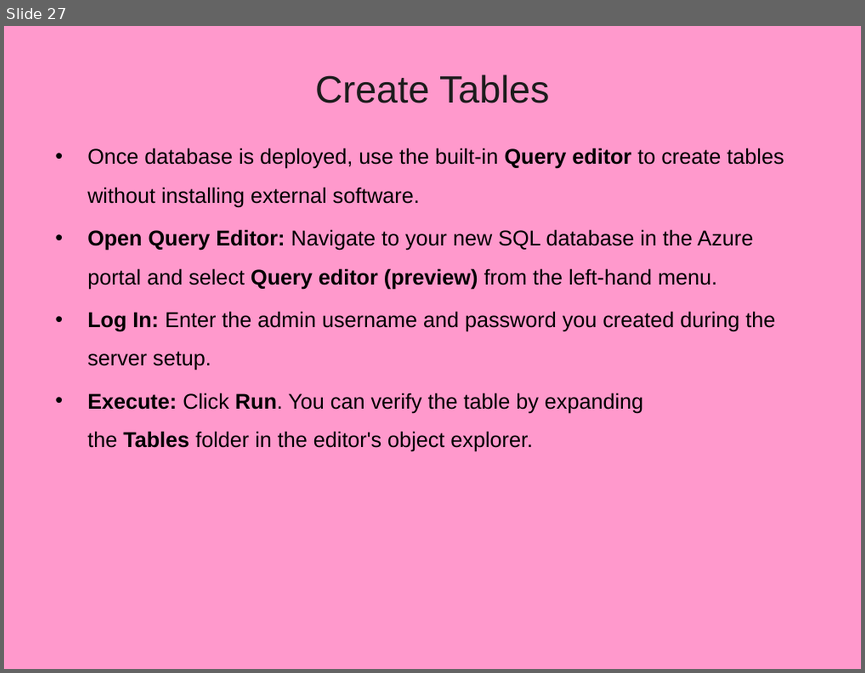
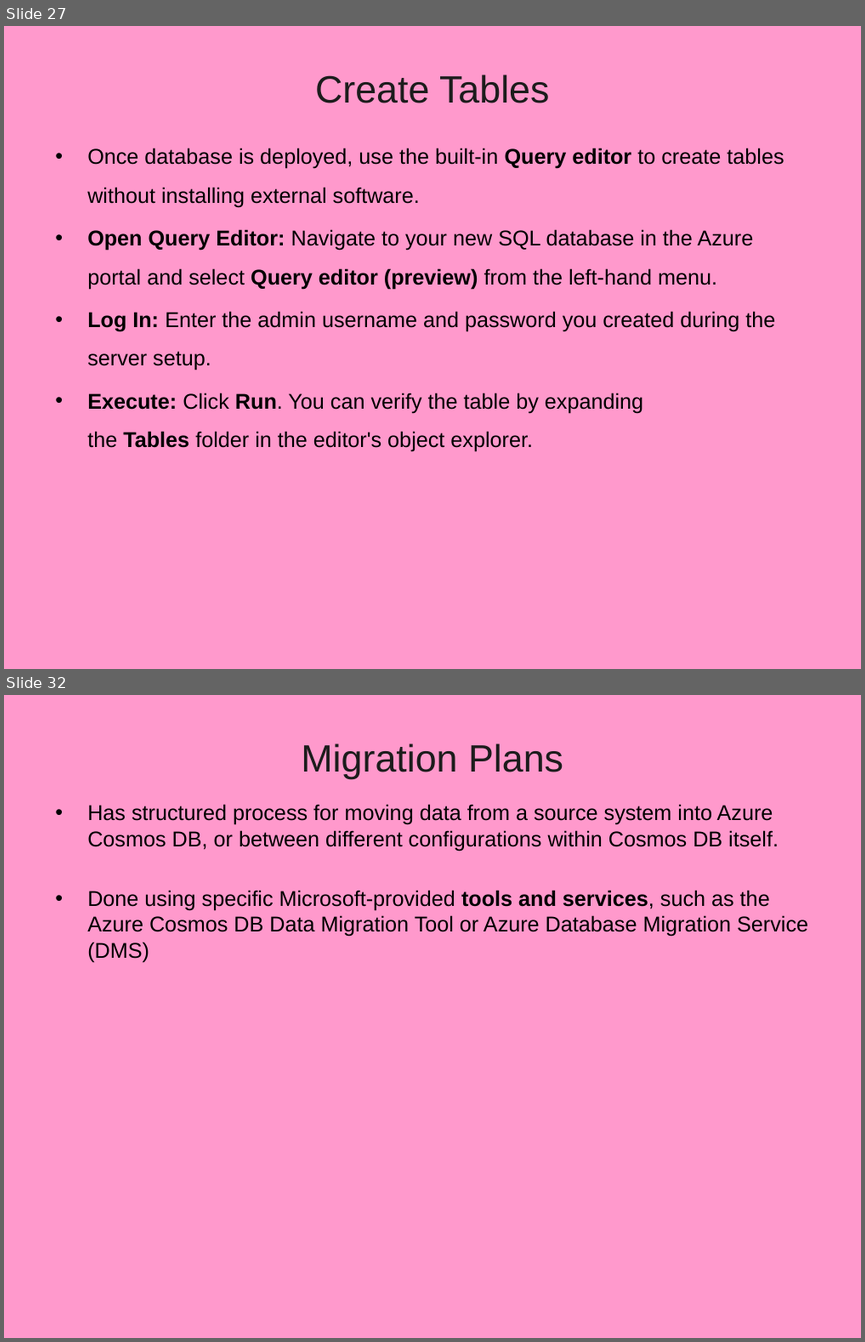
Before and after one commit to vatsanTraining/training_jan_2026, a slide deck: 18_Azure_sql.pptx. Shown one above the other, each under a label of ours: slide 27 before the commit, slides 27 and 32 after it; the slides between them are not shown. The pictures are 865x673 and 865x1342 pixels, drawn with LibreOffice and Linux fonts; fonts in the diff are those of the drawing; background and template pictures are left out. Boxes give left, top, right and bottom in pixels: in the first picture for what was removed or moved away, otherwise in the second. Text is boxed around its words. In the diff, an @@ line names an element or a change of style, - is before the commit and + after.

```diff
--- a/18_Azure_sql.pptx
+++ b/18_Azure_sql.pptx
@@ slide 32 added at bbox=[4, 695, 861, 1338], background picture (left out) @@
@@ title added at bbox=[301, 743, 563, 779], 32 pt, text #1C1C1C @@
+Migration Plans
@@ text added at bbox=[87, 804, 808, 962], 18 pt, text #000000 @@
+• Has structured process for moving data from a source system into Azure Cosmos DB, or between different configurations within Cosmos DB itself.
+• Done using specific Microsoft-provided tools and services, such as the Azure Cosmos DB Data Migration Tool or Azure Database Migration Service (DMS)
```
Also in this commit, not shown: 6 other slides added, 1 other file.
